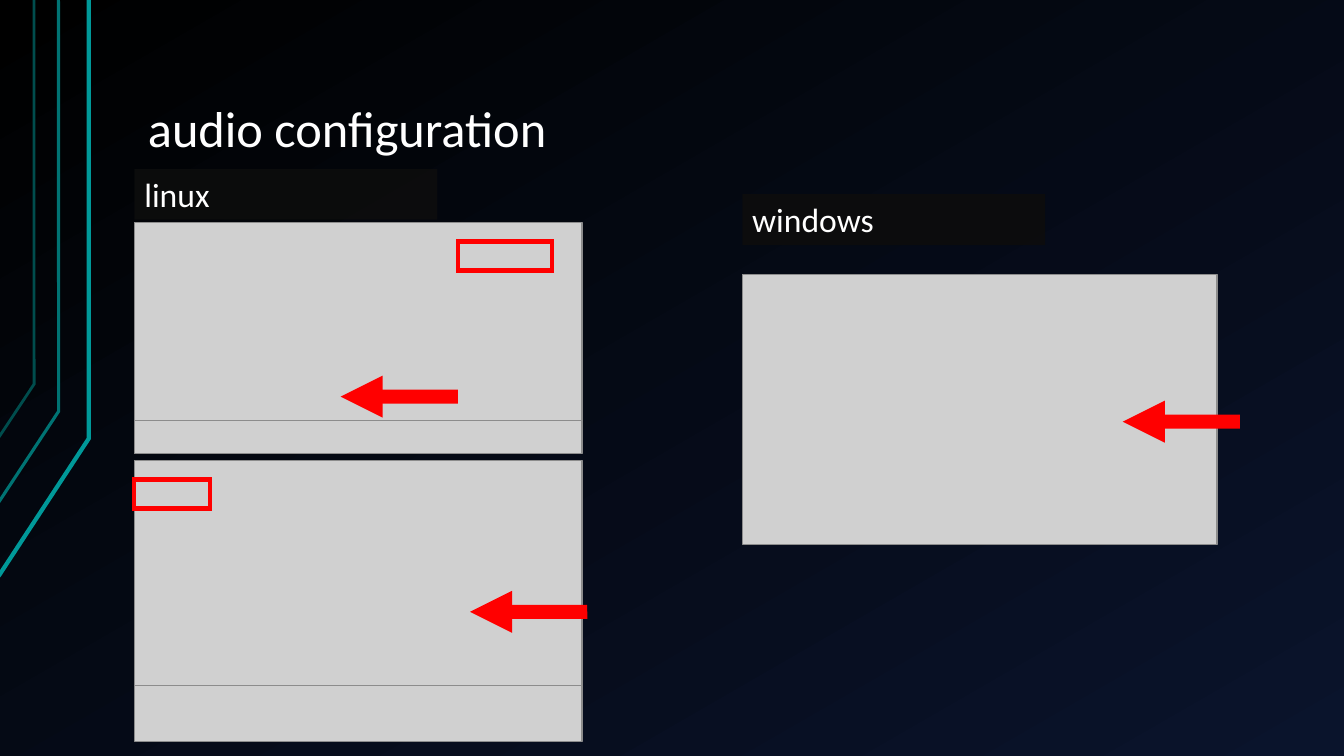
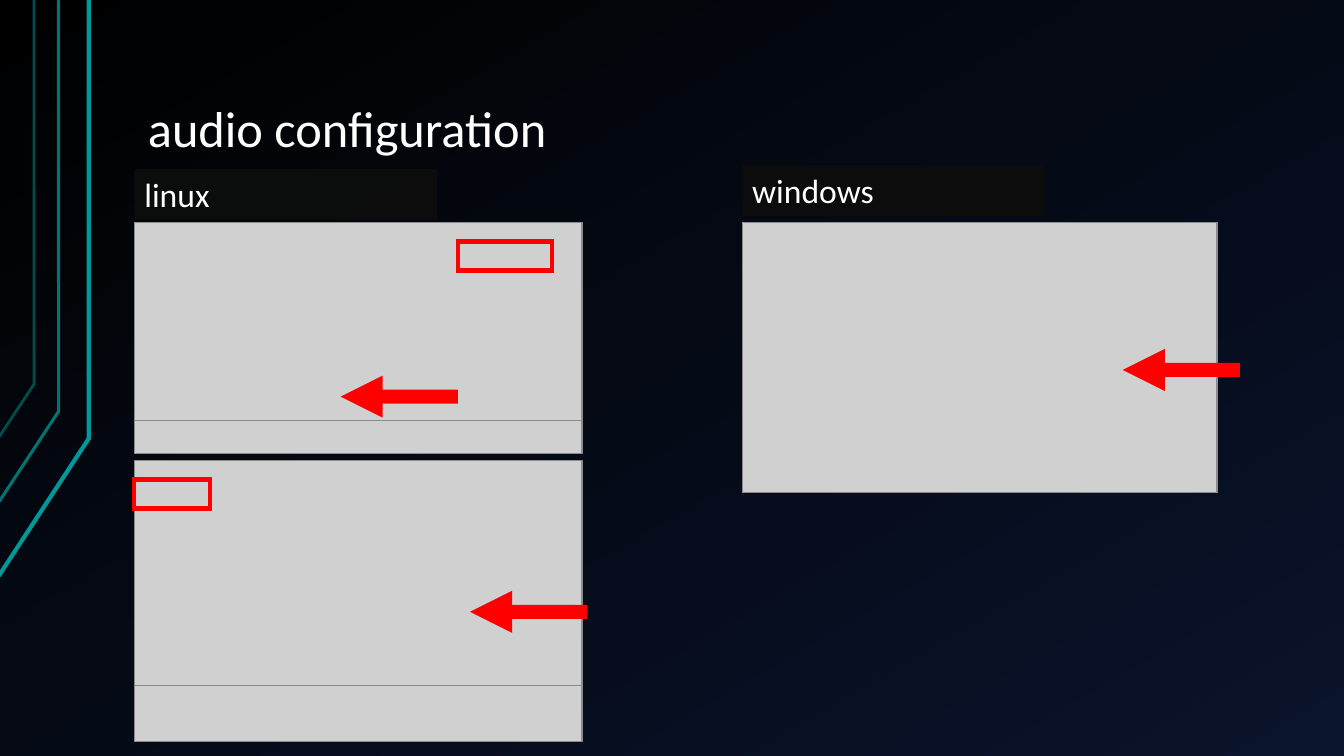
Before and after one commit to jegasus/m8-tracker-workshop, a slide deck: slide 8 of slides_v1.odp. Drawn at 1344x756 pixels with LibreOffice and Linux fonts; fonts in the diff are those of the drawing; grey boxes stand for pictures. Boxes give left, top, right and bottom in pixels: in the first picture for what was removed or moved away, otherwise in the second. Text is boxed around its words. In the diff, an @@ line names an element or a change of style, - is before the commit and + after.

```diff
--- a/slides_v1.odp
+++ b/slides_v1.odp
@@ rectangle "windows": place and size @@
-rectangle "windows" at [742,195,1045,245]
+rectangle "windows" at [742,165,1045,216]
@@ picture: place and size @@
-picture at [742,274,1217,544]
+picture at [742,223,1217,493]
@@ arrow moved from (1240, 421) - (1123, 421) to (1240, 370) - (1123, 370) @@
```
Also in this commit, not shown: 3 other slides changed.
